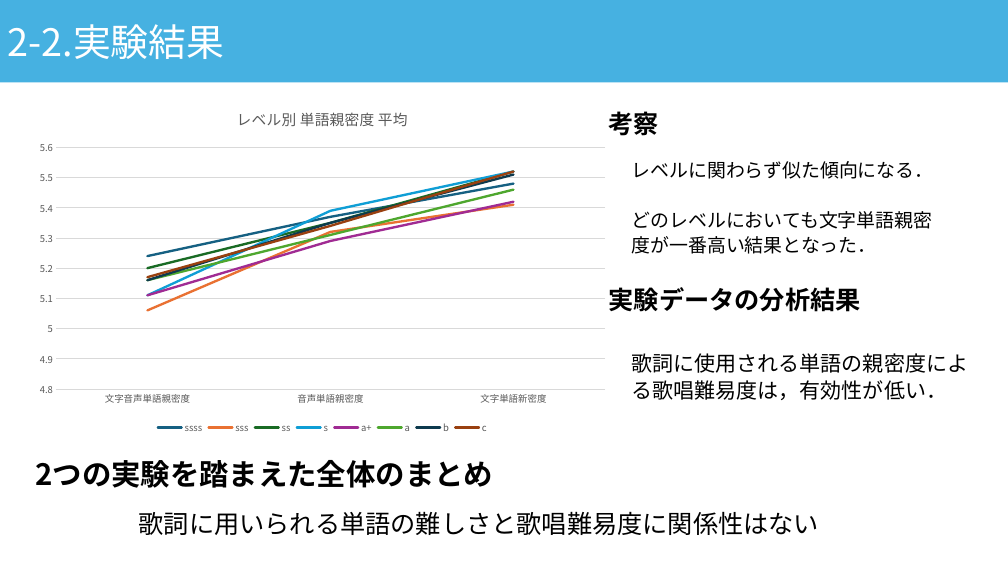
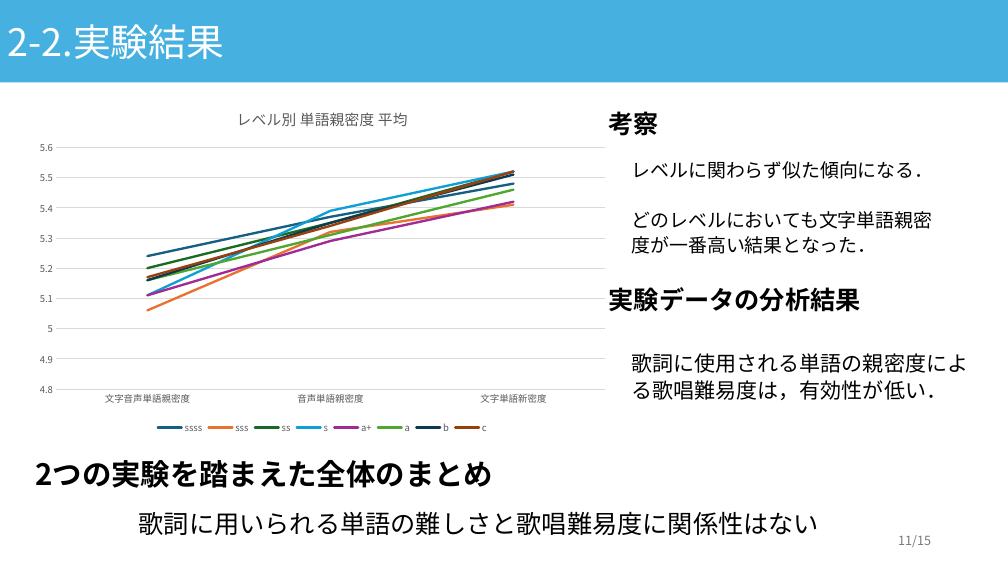
Before and after one commit to asn407/20241221, a slide deck: slide 11 of 年末発表.pptx. Drawn at 1008x567 pixels with LibreOffice and Linux fonts; fonts in the diff are those of the drawing. Boxes give left, top, right and bottom in pixels: in the first picture for what was removed or moved away, otherwise in the second. Text is boxed around its words. In the diff, an @@ line names an element or a change of style, - is before the commit and + after.

```diff
--- a/年末発表.pptx
+++ b/年末発表.pptx
@@ page number added at (898, 535, 931, 547), 12 pt, text #797979 @@
+11/15
```
Also in this commit, not shown: 14 other slides changed, 1 other file.
